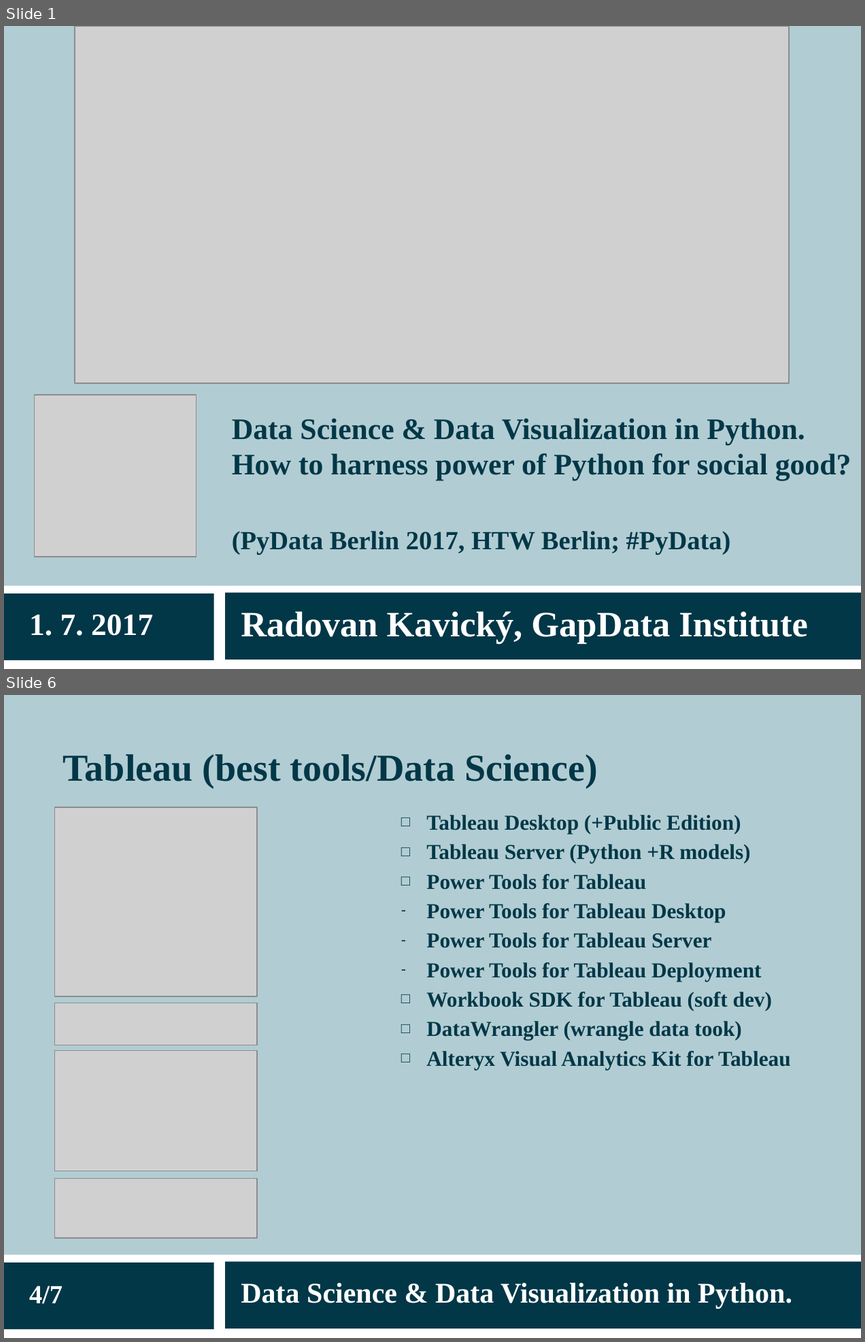
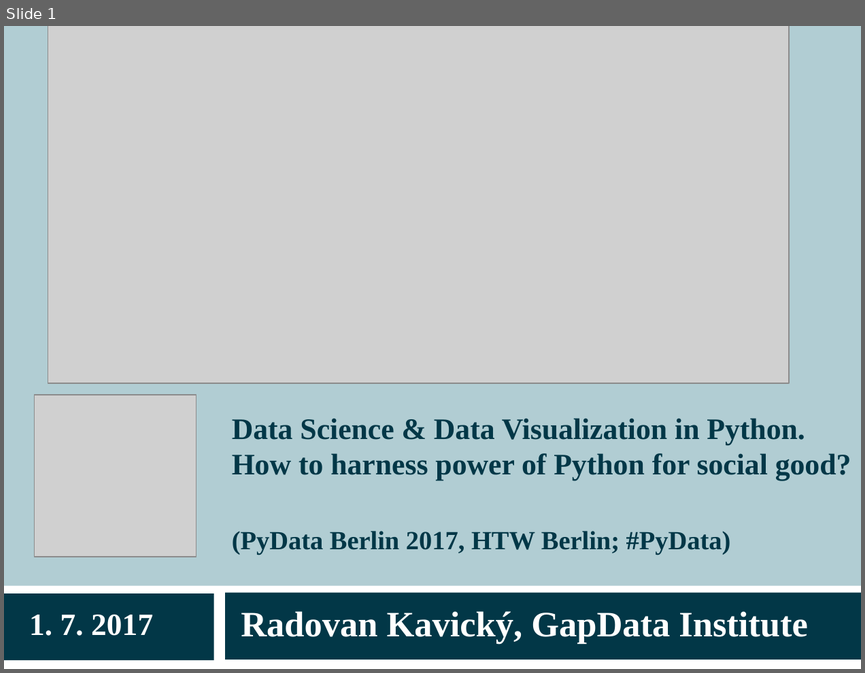
Before and after one commit to radovankavicky/PyDataBerlin2017, a slide deck: present/pydata2017berlin_datascience_final.ppt. Shown one above the other, each under a label of ours: slides 1 and 6 before the commit, slide 1 after it; the slides between them are not shown. The pictures are 865x1342 and 865x673 pixels, drawn with LibreOffice and Linux fonts; fonts in the diff are those of the drawing; grey boxes stand for pictures. Boxes give left, top, right and bottom in pixels: in the first picture for what was removed or moved away, otherwise in the second. Text is boxed around its words. In the diff, an @@ line names an element or a change of style, - is before the commit and + after.

```diff
--- a/present/pydata2017berlin_datascience_final.ppt
+++ b/present/pydata2017berlin_datascience_final.ppt
@@ slide 6 removed at [4, 695, 861, 1338], background #B1CDD3; not listed: 3 template elements that a slide beside it also shows @@
@@ title removed at [63, 754, 598, 788] @@
-Tableau (best tools/Data Science)
@@ picture removed at [54, 807, 257, 997] @@
@@ text removed at [426, 815, 791, 1070] @@
-  □ Tableau Desktop (+Public Edition)
-  □ Tableau Server (Python +R models)
-  □ Power Tools for Tableau
-  – Power Tools for Tableau Desktop
-  – Power Tools for Tableau Server
-  – Power Tools for Tableau Deployment
-  □ Workbook SDK for Tableau (soft dev)
-  □ DataWrangler (wrangle data took)
-  □ Alteryx Visual Analytics Kit for Tableau
@@ picture removed at [54, 1002, 257, 1045] @@
@@ picture removed at [54, 1050, 257, 1170] @@
@@ picture removed at [54, 1178, 257, 1238] @@
@@ text removed at [29, 1285, 62, 1304] @@
-4/7
@@ text removed at [241, 1283, 792, 1308] @@
-Data Science & Data Visualization in Python.
@@ slide 1 changed as well @@
@@ picture: place and size @@
-picture at [75, 26, 789, 383]
+picture at [48, 26, 789, 382]
```
Also in this commit, not shown: 3 other slides changed, 14 slides added, 6 other slides removed, 2 other files.
